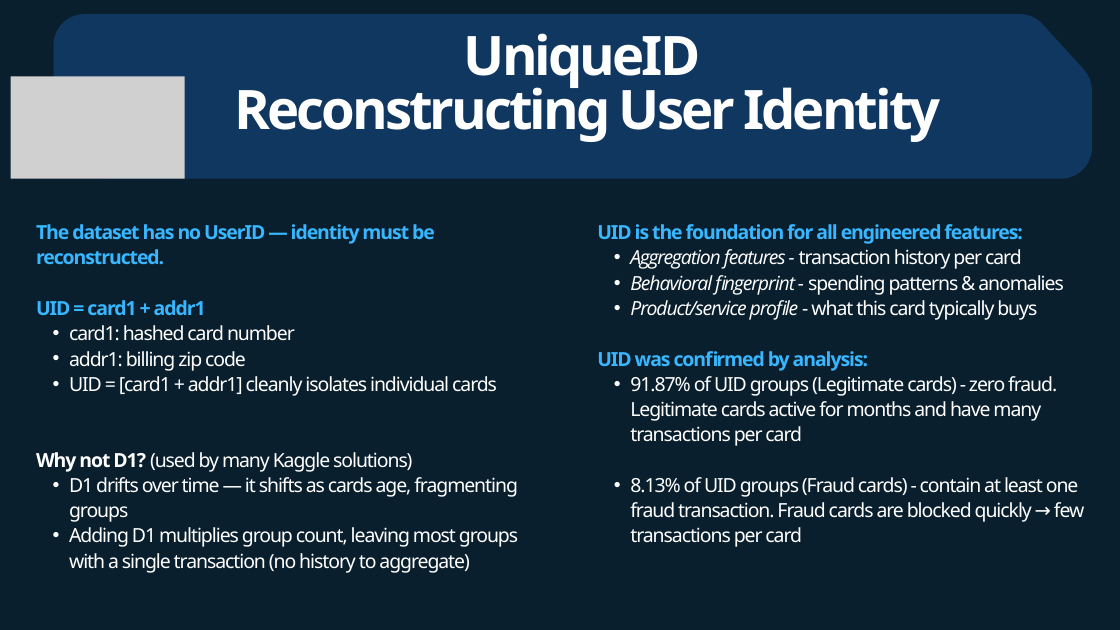
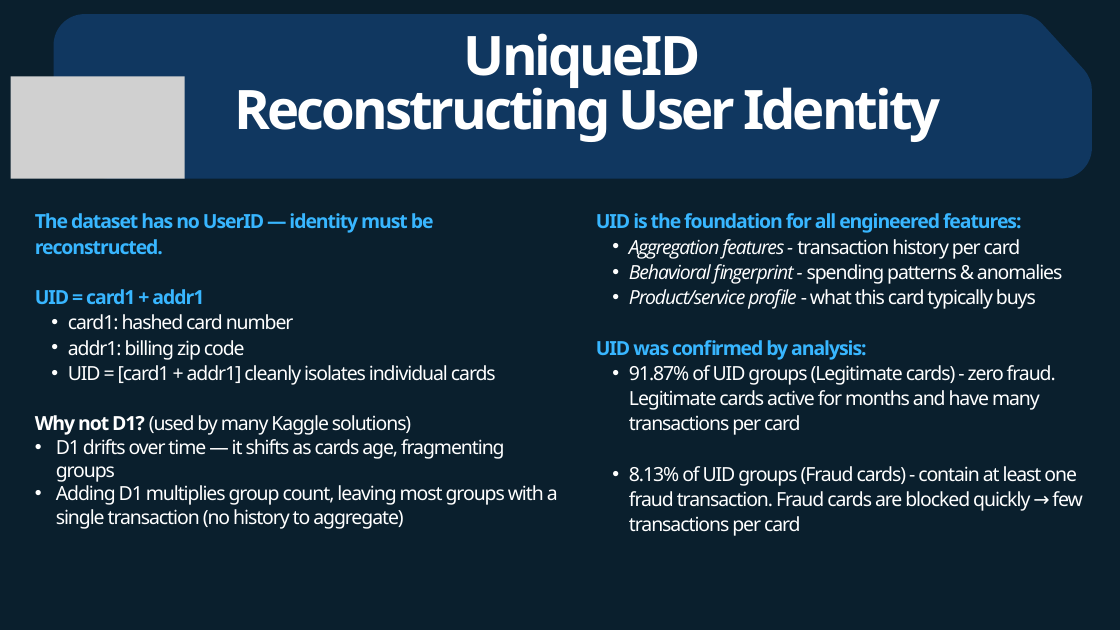
Before and after one commit to irishask/ML_Fraud_detection, a slide deck: slide 6 of IrenaSK- Fraud Detection -Final Project.pptx. Drawn at 1120x630 pixels with LibreOffice and Linux fonts; fonts in the diff are those of the drawing; grey boxes stand for pictures. Boxes give left, top, right and bottom in pixels: in the first picture for what was removed or moved away, otherwise in the second. Text is boxed around its words. In the diff, an @@ line names an element or a change of style, - is before the commit and + after.

```diff
--- a/IrenaSK- Fraud Detection -Final Project.pptx
+++ b/IrenaSK- Fraud Detection -Final Project.pptx
@@ text "The dataset has no UserID ...": place and size @@
-text "The dataset has no UserID ..." at (36, 224, 518, 573)
+text "The dataset has no UserID ..." at (35, 213, 558, 529)
@@ text "UID is the foundation for ...": place and size @@
-text "UID is the foundation for ..." at (597, 224, 1084, 547)
+text "UID is the foundation for ..." at (596, 213, 1082, 536)
@@ text at (56, 439, 558, 529): list level 2 to 1 in "D1 drifts over time — ..."; line spacing 32.5pt to 1; list level 2 to 1 in "Adding D1 multiplies group count, ..." @@
```
Also in this commit, not shown: 8 other slides changed, 2 slides added, 2 slides removed.
